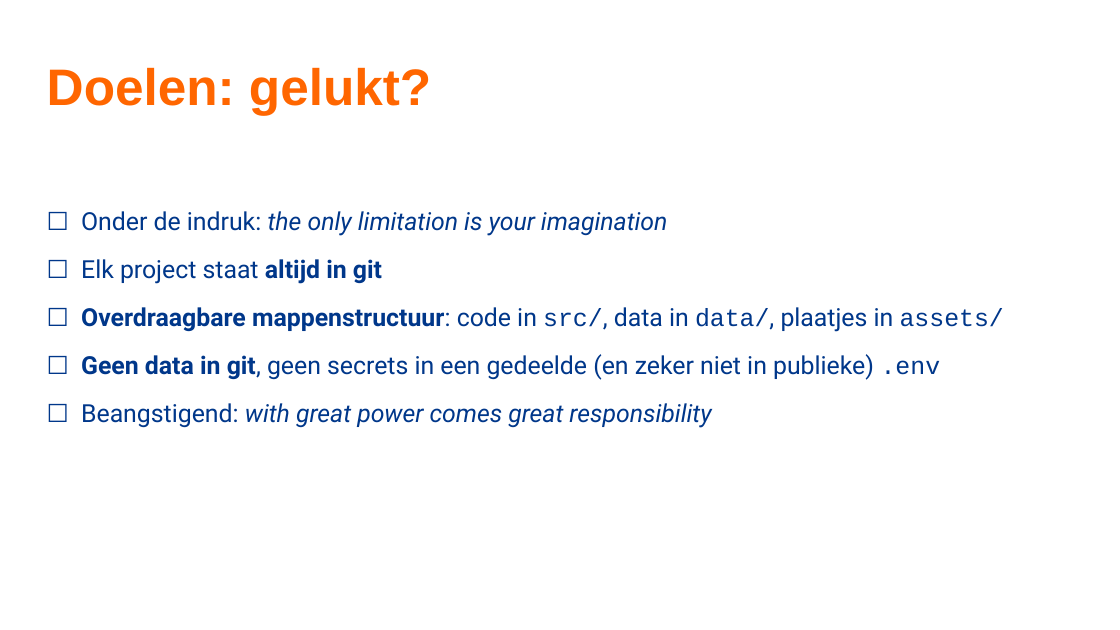
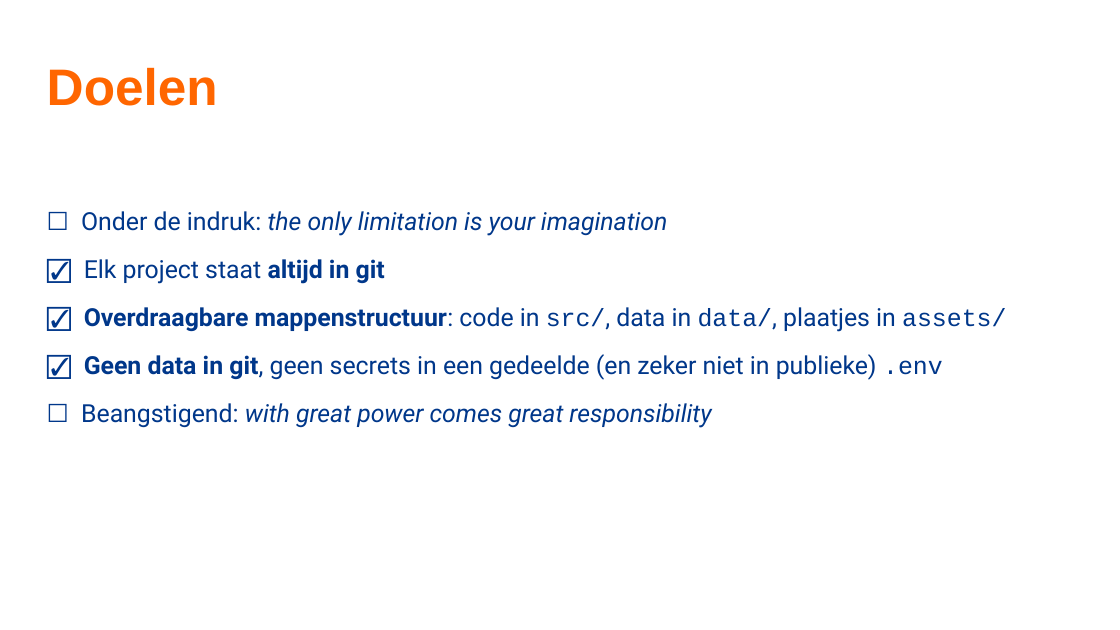
Before and after one commit to TeamNLSportScienceCentre/teamnl-agentic-engineering, a slide deck: slide 71 of docs/agentic-engineering-sessie-1.pptx (slide 72 before the commit). Drawn at 1120x630 pixels with LibreOffice and Linux fonts; fonts in the diff are those of the drawing; background and template pictures are left out. Boxes give left, top, right and bottom in pixels: in the first picture for what was removed or moved away, otherwise in the second. Text is boxed around its words. In the diff, an @@ line names an element or a change of style, - is before the commit and + after.

```diff
--- a/docs/agentic-engineering-sessie-1.pptx
+++ b/docs/agentic-engineering-sessie-1.pptx
@@ title at [47, 67, 218, 106]: text changed @@
-Doelen: gelukt?
+Doelen
@@ text at [84, 259, 1006, 380]: text changed @@
-☐ Elk project staat altijd in git
-☐ Overdraagbare mappenstructuur: code in src/, data in data/, plaatjes in assets/
-☐ Geen data in git, geen secrets in een gedeelde (en zeker niet in publieke) .env
+☑ Elk project staat altijd in git
+☑ Overdraagbare mappenstructuur: code in src/, data in data/, plaatjes in assets/
+☑ Geen data in git, geen secrets in een gedeelde (en zeker niet in publieke) .env
```
Also in this commit, not shown: 21 other slides changed, 2 slides added, 3 slides removed.
